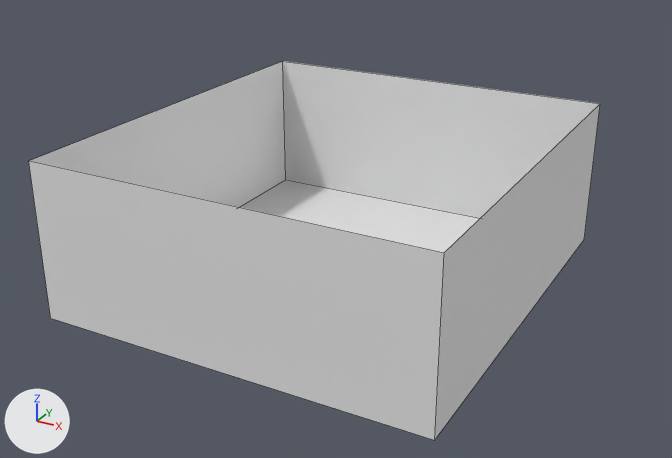
The FBX model Assets/Models/Room.fbx, before and after one commit.
Rendered twice from a 50 mm camera at (10.82, -23.14, 11.07) aimed at (-1.1, -1.46, 0.23). The lights are fixed; the arrows at lower left show +X, +Y and +Z. Mesh edges are drawn as thin lines.

In view in the first picture: 'Room'.
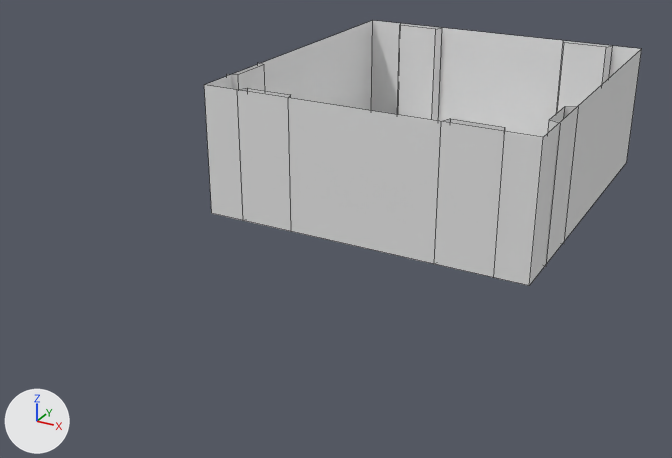
Location of each change, (x1, y1, x2, y2) in pixels of the pictures (672 x 458 px):
'Room', reshaped, moved, turned
    before: (29, 61, 600, 440)
    after: (204, 20, 642, 286)
part 1 of me_plane_003, added
    after: (227, 24, 612, 266)

The change in detail:
Material 'Room' (mat_room) is new.
Its base color is (0.8, 0.8, 0.8) (white #e7e7e7).
me_plane_003 is used by ob_room; location (-1.35, -2.31, 0.0).
me_plane_003 had 8 vertices, 5 faces and spanned x -3.47..6.62, y -6.75..4.11, z 0.0..4.03.
me_plane_003 now has 56 vertices, 23 faces and spans x -3.51..6.75, y -6.76..4.12, z 0.0..4.03.
Part 1, on me_plane_003:
24 vertices are added at x -3.51..6.75, y -6.76..4.12, z 0.0.
24 new vertices lie (0.0, 0.0, 4.03) away from vertices in x -3.51..6.75, y -6.76..4.12, z 0.0.
18 new faces join them.
me_plane_003 now uses material mat_room (white #e7e7e7).
Object 'Room' (ob_room) moves from (-1.35, -2.31, 0.0) to (1.35, 2.31, 0.0).
Object 'Room' (ob_room) turns from (0, 0, 0) to (0, 0, -180) degrees about x, y and z.
